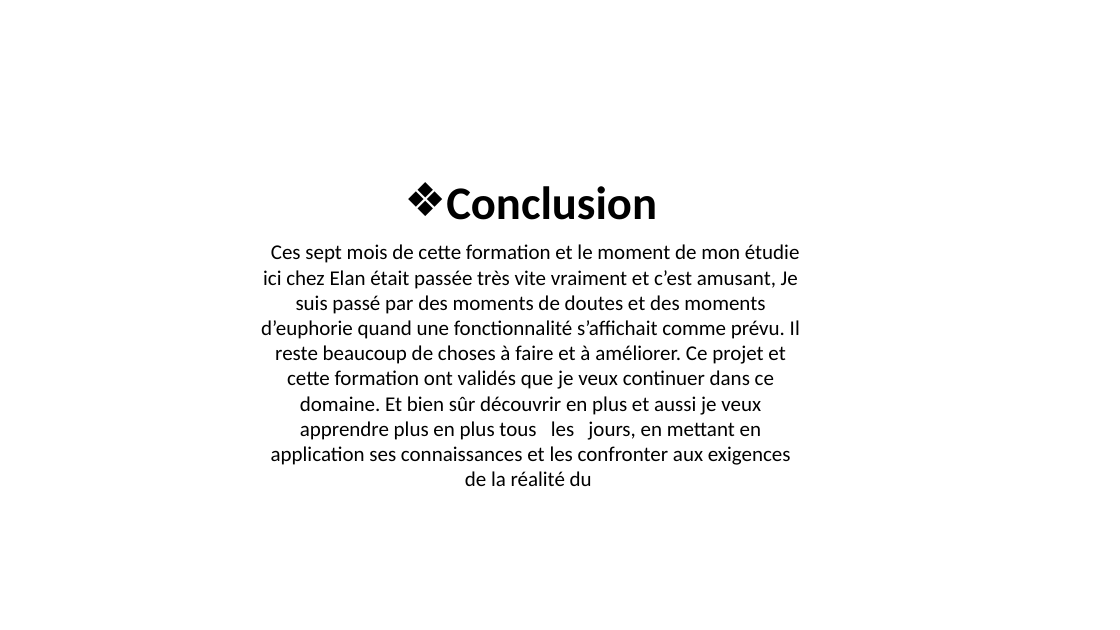
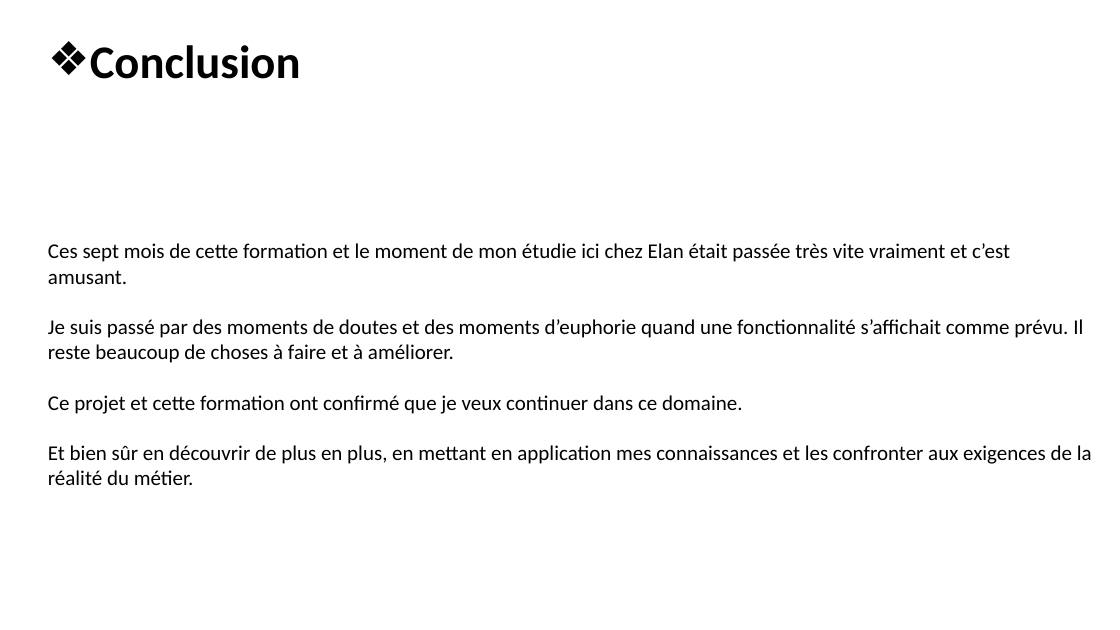
Before and after one commit to Tablieh/my_project_final, a slide deck: slide 22 of Mon PROJET APPLICATION WEB.pptx (slide 23 before the commit). Drawn at 1120x630 pixels with LibreOffice and Linux fonts; fonts in the diff are those of the drawing; background and template pictures are left out. Boxes give left, top, right and bottom in pixels: in the first picture for what was removed or moved away, otherwise in the second. Text is boxed around its words. In the diff, an @@ line names an element or a change of style, - is before the commit and + after.

```diff
--- a/Mon PROJET APPLICATION WEB.pptx
+++ b/Mon PROJET APPLICATION WEB.pptx
@@ text "Conclusion": place and size @@
-text "Conclusion" at [261,186,800,486]
+text "Conclusion" at [48,45,1092,485]
@@ text at [90,45,301,79]: alignment centre to left @@
@@ text at [48,243,1092,485]: text changed @@
-Ces sept mois de cette formation et le moment de mon étudie ici chez Elan était passée très vite vraiment et c’est amusant, Je suis passé par des moments de doutes et des moments d’euphorie quand une fonctionnalité s’affichait comme prévu. Il reste beaucoup de choses à faire et à améliorer. Ce projet et cette formation ont validés que je veux continuer dans ce domaine. Et bien sûr découvrir en plus et aussi je veux apprendre plus en plus tous les jours, en mettant en application ses connaissances et les confronter aux exigences de la réalité du
+Ces sept mois de cette formation et le moment de mon étudie ici chez Elan était passée très vite vraiment et c’est amusant.
+Je suis passé par des moments de doutes et des moments d’euphorie quand une fonctionnalité s’affichait comme prévu. Il reste beaucoup de choses à faire et à améliorer.
+Ce projet et cette formation ont confirmé que je veux continuer dans ce domaine.
+Et bien sûr en découvrir de plus en plus, en mettant en application mes connaissances et les confronter aux exigences de la réalité du métier.
```
Also in this commit, not shown: 16 other slides changed, 2 slides added, 3 slides removed, 20 other files.
